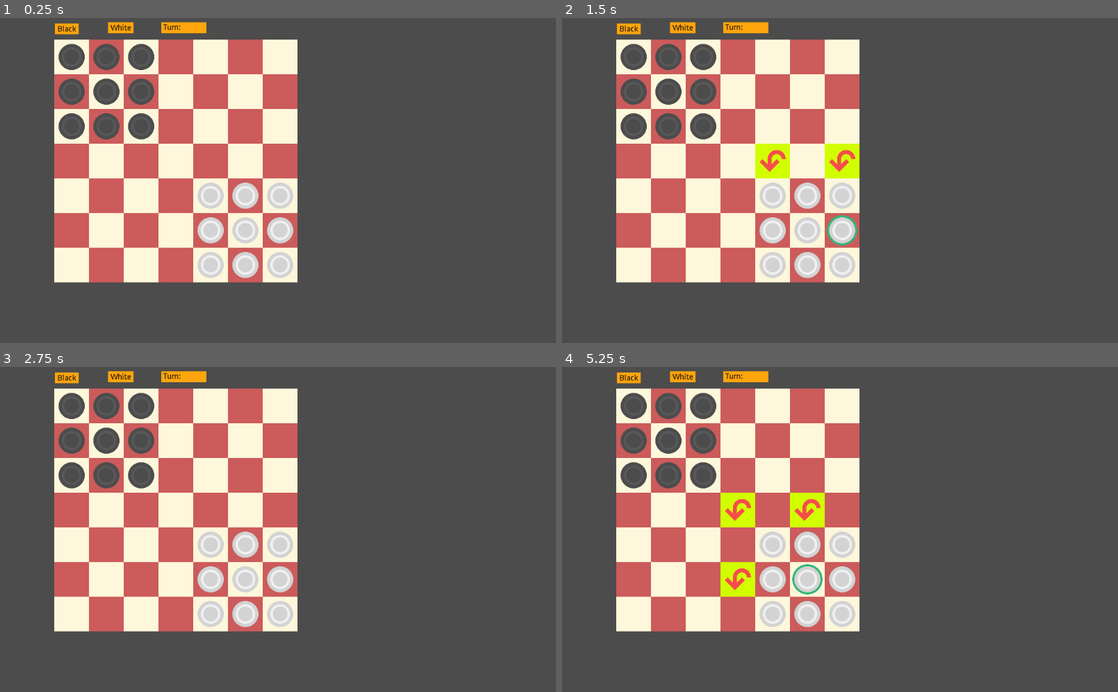
Above: before the commit, frames 1-4 (two rows, left to right).
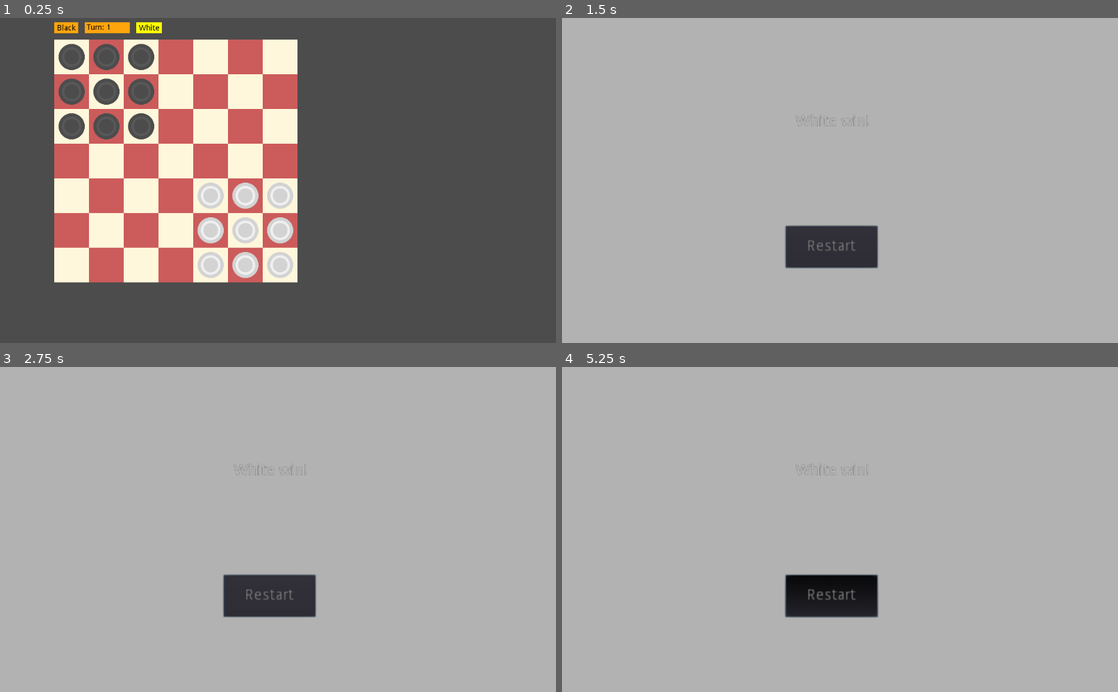
Above: after the commit, the same moments.

Repository: Shineglow/Junior_Chalange_Stage2
Game: Godot game, scene res://Default_Scene.tscn
Same seed, same stepped clock (60 frames per second), same inputs: the game is played once before the commit and once after it.
Inputs (mouse positions are in pixels of both pictures, inside the frame that each line leads up to):
- Up to frame 1 (0.25 s): no input
- Up to frame 2 (1.5 s): tap Enter at 0.5 s; move the mouse to (962, 164) at 0.52 s; click (962, 164) at 0.67 s; tap Space at 0.77 s; click (828, 245) at 1.25 s, where only the run after the commit has a clickable "Restart"
- Up to frame 3 (2.75 s): click (266, 594) at 2 s, where only the run after the commit has a clickable "Restart"
- Up to frame 4 (5.25 s): click (828, 594) at 2.75 s, where only the run after the commit has a clickable "Restart"; tap Space at 3.5, 3.77, 5 s; move the mouse to (728, 545) at 3.52 s; click (728, 545) at 3.67 s; tap Enter at 4.25 s; move the mouse to (895, 458) at 4.27 s; click (895, 458) at 4.42 s; move the mouse to (812, 594) at 5.02 s; click (812, 594) at 5.17 s

The runs differ from the first frame. In frame 1, 0.7% of the frame differs, in the area x 9-38%, y 1-6%; in frame 2, 100%; in frame 3, 100%; in frame 4, 100%, in the area x 0-100%, y 0-100%.
Error before the commit: Invalid call. Nonexistent function 'end_game' in base 'Control'. (res://logic/game.gd:90)

Commit message:
Update project file and main scene

Diff:
--- a/game/Default_Scene.tscn
+++ b/game/Default_Scene.tscn
@@ -1,7 +1,8 @@
-[gd_scene load_steps=6 format=2]
+[gd_scene load_steps=7 format=2]
 
 [ext_resource path="res://gfx/white.png" type="Texture" id=1]
 [ext_resource path="res://logic/field.gd" type="Script" id=2]
+[ext_resource path="res://logic/Interface_Controller.gd" type="Script" id=3]
 [ext_resource path="res://logic/game.gd" type="Script" id=4]
 
 [sub_resource type="StyleBoxTexture" id=2]
@@ -35,16 +36,17 @@
 [node name="Interface" type="Control" parent="."]
 margin_right = 40.0
 margin_bottom = 40.0
+script = ExtResource( 3 )
 __meta__ = {
 "_edit_use_anchors_": false
 }
 
 [node name="Panel" type="Panel" parent="Interface"]
 modulate = Color( 1, 0.65098, 0.054902, 1 )
-margin_left = 101.0
-margin_top = 10.0
-margin_right = 145.0
-margin_bottom = 30.0
+margin_left = 100.0
+margin_top = 8.0
+margin_right = 144.0
+margin_bottom = 28.0
 custom_styles/panel = SubResource( 2 )
 __meta__ = {
 "_edit_use_anchors_": false
@@ -67,9 +69,9 @@
 
 [node name="Panel2" type="Panel" parent="Interface"]
 modulate = Color( 1, 0.65098, 0.054902, 1 )
-margin_left = 297.0
+margin_left = 156.0
 margin_top = 8.0
-margin_right = 380.0
+margin_right = 239.0
 margin_bottom = 28.0
 custom_styles/panel = SubResource( 2 )
 __meta__ = {
@@ -86,16 +88,15 @@
 custom_constants/line_spacing = 0
 custom_constants/shadow_offset_y = 0
 text = "Turn:"
-autowrap = true
 __meta__ = {
 "_edit_use_anchors_": false
 }
 
 [node name="Panel3" type="Panel" parent="Interface"]
 modulate = Color( 1, 0.65098, 0.054902, 1 )
-margin_left = 199.0
+margin_left = 251.0
 margin_top = 8.0
-margin_right = 246.0
+margin_right = 298.0
 margin_bottom = 28.0
 custom_styles/panel = SubResource( 2 )
 __meta__ = {
@@ -116,3 +117,42 @@
 __meta__ = {
 "_edit_use_anchors_": false
 }
+
+[node name="Win_screen" type="ColorRect" parent="Interface"]
+visible = false
+margin_left = -11.0
+margin_top = -7.0
+margin_right = 1039.0
+margin_bottom = 614.0
+__meta__ = {
+"_edit_use_anchors_": false
+}
+
+[node name="Restart_btn" type="Button" parent="Interface/Win_screen"]
+margin_left = 423.0
+margin_top = 391.0
+margin_right = 592.0
+margin_bottom = 468.0
+__meta__ = {
+"_edit_use_anchors_": false
+}
+
+[node name="btn_text" type="Label" parent="Interface/Win_screen/Restart_btn"]
+margin_left = 39.0
+margin_top = 24.0
+margin_right = 84.0
+margin_bottom = 38.0
+rect_scale = Vector2( 2, 2 )
+text = "Restart"
+
+[node name="End_game_message" type="Label" parent="Interface/Win_screen"]
+modulate = Color( 0, 0, 0, 1 )
+margin_left = 442.0
+margin_top = 185.0
+margin_right = 518.0
+margin_bottom = 199.0
+rect_scale = Vector2( 2, 2 )
+text = "White win!"
+__meta__ = {
+"_edit_use_anchors_": false
+}
